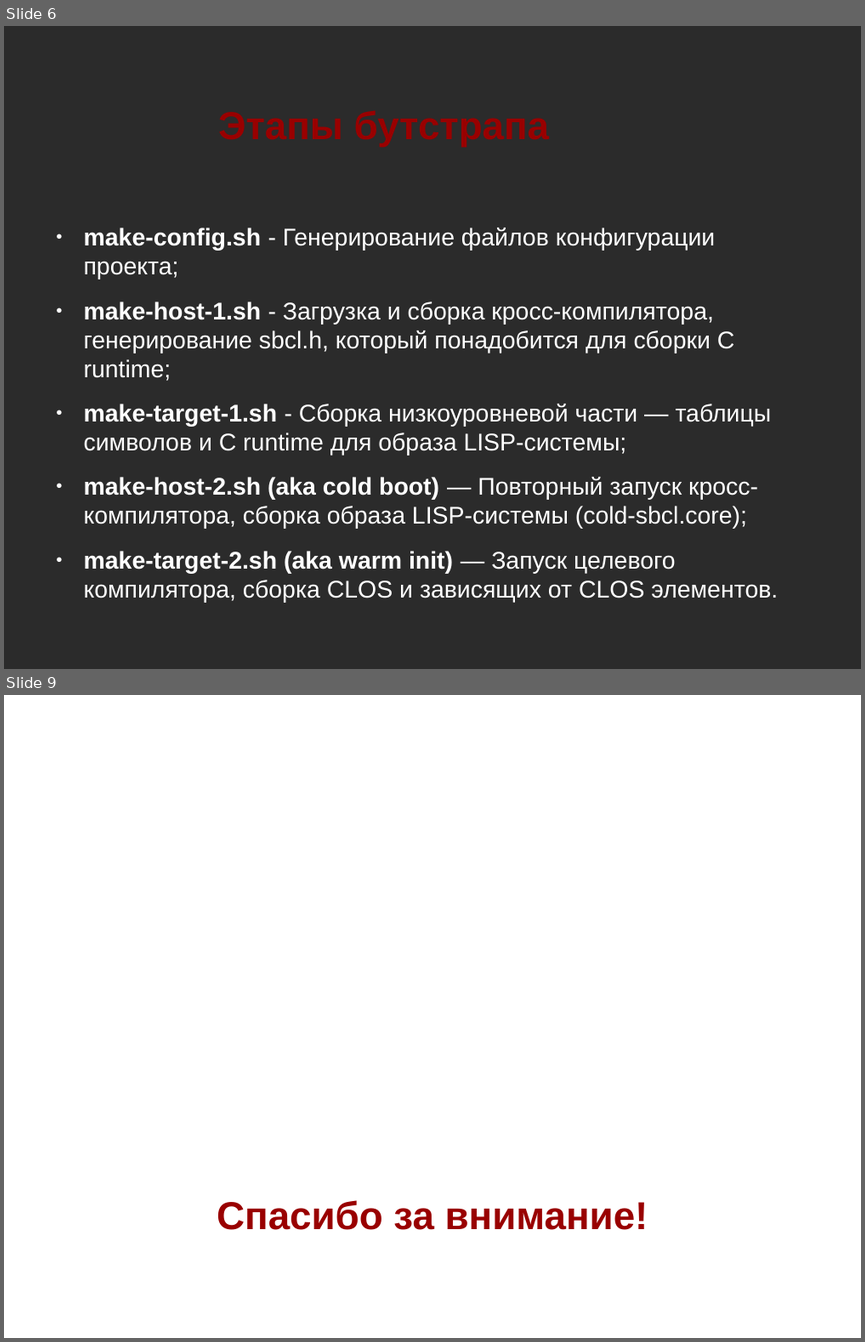
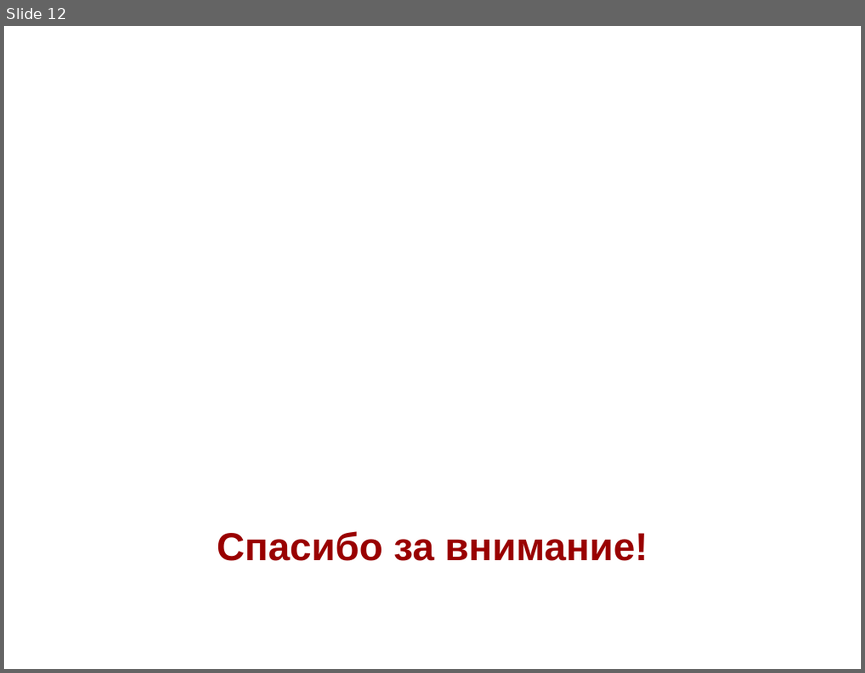
Before and after one commit to NIR-Ginko/presentations, a slide deck: 2020-02-07 ALT Join and community/ALT Join and community.odp. Shown one above the other, each under a label of ours: slides 6 and 9 before the commit, slide 12 after it; the slides between them are not shown. The pictures are 865x1342 and 865x673 pixels, drawn with LibreOffice and Linux fonts; fonts in the diff are those of the drawing; background and template pictures are left out; a plain dark background stands for a picture behind light text. Boxes give left, top, right and bottom in pixels: in the first picture for what was removed or moved away, otherwise in the second. Text is boxed around its words. In the diff, an @@ line names an element or a change of style, - is before the commit and + after.

```diff
--- a/2020-02-07 ALT Join and community/ALT Join and community.odp
+++ b/2020-02-07 ALT Join and community/ALT Join and community.odp
@@ slide 6 removed at (4, 26, 861, 669), background picture (left out) @@
@@ title removed at (218, 110, 549, 147) @@
-Этапы бутстрапа
@@ text removed at (84, 227, 778, 601) @@
-● make-config.sh - Генерирование файлов конфигурации проекта;
-● make-host-1.sh - Загрузка и сборка кросс-компилятора, генерирование sbcl.h, который понадобится для сборки C runtime;
-● make-target-1.sh - Сборка низкоуровневой части — таблицы символов и C runtime для образа LISP-системы;
-● make-host-2.sh (aka cold boot) — Повторный запуск кросс-компилятора, сборка образа LISP-системы (cold-sbcl.core);
-● make-target-2.sh (aka warm init) — Запуск целевого компилятора, сборка CLOS и зависящих от CLOS элементов.
@@ what was slide 9 is now slide 12 @@
```
Also in this commit, not shown: 11 slides added, 7 other slides removed.
